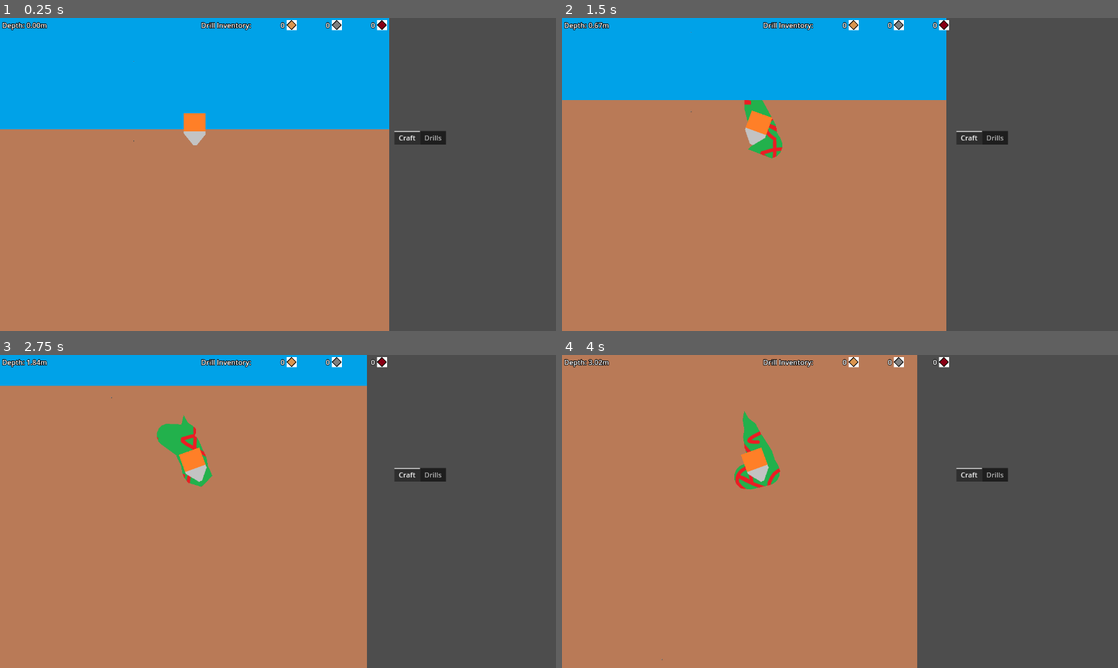
Above: before the commit, frames 1-4 (two rows, left to right).
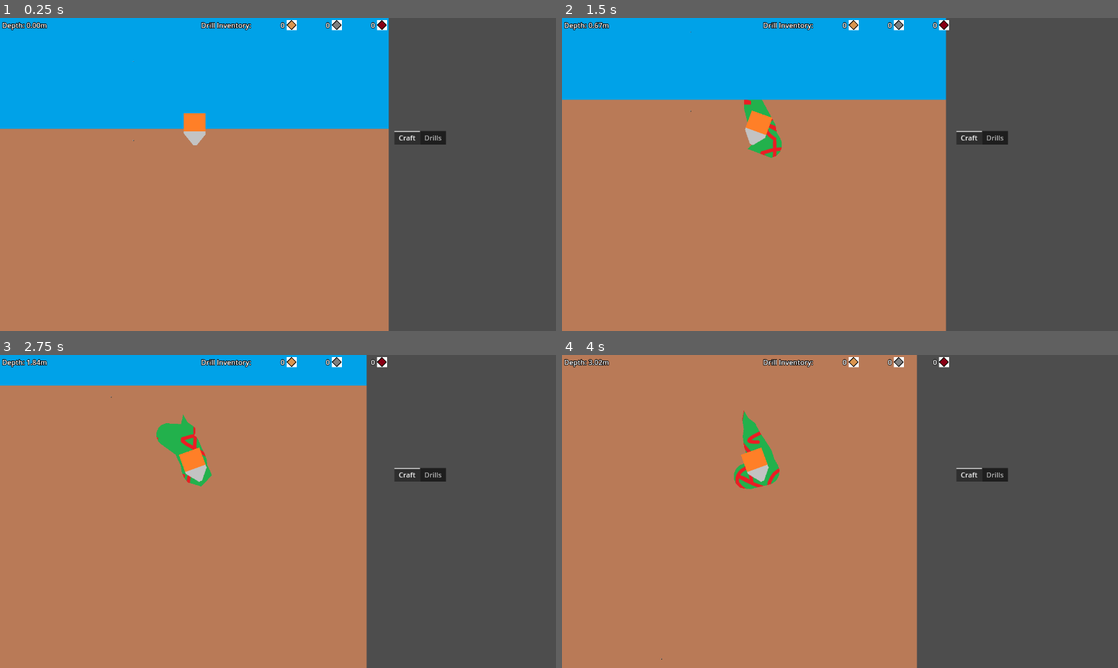
Above: after the commit, the same moments.

Repository: aNotSoCleverName/mechanicore
Game: Godot game, scene res://Main.tscn
The game is run twice, just before and just after one commit, with the same random seed, the same clock (stepped at 60 frames per second) and the same inputs.
Inputs:
- Up to frame 1 (0.25 s): no input
- Up to frame 2 (1.5 s): tap Enter at 0.5 s; hold D 0.53-1.28 s; tap Space at 0.77 s; hold A from 1.28 s (still down)
- Up to frame 3 (2.75 s): tap Space at 1.52 s; release A at 2.03 s; hold D from 2.03 s (still down)
- Up to frame 4 (4 s): tap Space at 3.02, 3.77 s; release D at 3.53 s; hold A from 3.53 s (still down)

The runs differ from the first frame. In frame 1, 0.3% of the frame differs, in the area x 0-70%, y 0-100%; in frame 2, 0.3%; in frame 3, 0.3%, in the area x 0-66%, y 0-100%; in frame 4, 0.2%.

Commit message:
Background no longer mirrors in x axis. Added walls that player bounces off of

Diff:
--- a/Endless Run/Background/Parallax Background.tscn
+++ b/Endless Run/Background/Parallax Background.tscn
@@ -19,6 +19,7 @@
 [node name="ParallaxBackground" type="ParallaxBackground"]
 
 [node name="Dirt" type="ParallaxLayer" parent="."]
+position = Vector2(-1, -1)
 motion_mirroring = Vector2(0, 720)
 
 [node name="Sprite2D" type="Sprite2D" parent="Dirt"]
@@ -26,6 +27,7 @@
 centered = false
 
 [node name="Trails Layer" type="ParallaxLayer" parent="."]
+position = Vector2(-1, -1)
 
 [node name="Trails" type="Line2D" parent="Trails Layer"]
 show_behind_parent = true
@@ -35,6 +37,7 @@
 script = ExtResource("4_wxbnv")
 
 [node name="Sky" type="ParallaxLayer" parent="."]
+position = Vector2(-1, -1)
 
 [node name="Sprite2D" type="Sprite2D" parent="Sky"]
 texture = ExtResource("3_0crnc")
--- a/Endless Run/Drill/Drill.tscn
+++ b/Endless Run/Drill/Drill.tscn
@@ -5,6 +5,7 @@
 [ext_resource type="Script" path="res://Endless Run/Drill/Update Drill Pos.gd" id="4_1chj6"]
 
 [node name="Drill" type="CharacterBody2D"]
+collision_mask = 2
 script = ExtResource("1_ycj8x")
 
 [node name="Camera2D" type="Camera2D" parent="."]
--- /dev/null
+++ b/Endless Run/Wall.gd
@@ -0,0 +1,17 @@
+extends Area2D
+
+@export var bounceDir: SignalBus_EndlessRun.EDrillDirection = SignalBus_EndlessRun.EDrillDirection.DOCKED;
+
+var _drill: Drill;
+
+func _ready() -> void:
+	self._drill = self.find_parent("Endless Run").find_child("Drill");
+
+func _process(_delta):
+	self.global_position.y = self._drill.global_position.y - 256;
+
+func _on_body_entered(body: Drill):
+	if (body != self._drill):
+		return;
+
+	self._drill._directionDeg = self.bounceDir;
--- /dev/null
+++ b/Endless Run/Wall.tscn
@@ -0,0 +1,27 @@
+[gd_scene load_steps=4 format=3 uid="uid://c0q46edypqnp0"]
+
+[ext_resource type="Script" path="res://Endless Run/Wall.gd" id="1_nkymi"]
+
+[sub_resource type="RectangleShape2D" id="RectangleShape2D_fvny0"]
+size = Vector2(50, 720)
+
+[sub_resource type="RectangleShape2D" id="RectangleShape2D_w36x6"]
+size = Vector2(40, 720)
+
+[node name="Wall" type="Area2D"]
+collision_layer = 0
+script = ExtResource("1_nkymi")
+
+[node name="CollisionShape2D" type="CollisionShape2D" parent="."]
+position = Vector2(0, 360)
+shape = SubResource("RectangleShape2D_fvny0")
+
+[node name="StaticBody2D" type="StaticBody2D" parent="."]
+collision_layer = 2
+collision_mask = 0
+
+[node name="CollisionShape2D" type="CollisionShape2D" parent="StaticBody2D"]
+position = Vector2(0, 360)
+shape = SubResource("RectangleShape2D_w36x6")
+
+[connection signal="body_entered" from="." to="." method="_on_body_entered"]
--- a/Main.tscn
+++ b/Main.tscn
@@ -1,7 +1,8 @@
-[gd_scene load_steps=5 format=3 uid="uid://kf4x8f2aj1c7"]
+[gd_scene load_steps=6 format=3 uid="uid://kf4x8f2aj1c7"]
 
 [ext_resource type="PackedScene" uid="uid://qh6srgn7krbr" path="res://Endless Run/Background/Parallax Background.tscn" id="1_tsuhl"]
 [ext_resource type="PackedScene" uid="uid://dllakqtlni1xh" path="res://Endless Run/Top Bar/Top Bar.tscn" id="3_3cqpp"]
+[ext_resource type="PackedScene" uid="uid://c0q46edypqnp0" path="res://Endless Run/Wall.tscn" id="4_0aum5"]
 [ext_resource type="PackedScene" uid="uid://6hg1syki30xs" path="res://Endless Run/Drill/Drill.tscn" id="4_76jrm"]
 [ext_resource type="PackedScene" uid="uid://dx4xl0ya4o52y" path="res://Shop & Menu/Shop & Menu.tscn" id="5_lg7n8"]
 
@@ -19,10 +20,19 @@
 
 [node name="ParallaxBackground" parent="Endless Run Container/Endless Run" instance=ExtResource("1_tsuhl")]
 
+[node name="Walls" type="Node2D" parent="Endless Run Container/Endless Run"]
+
+[node name="Left" parent="Endless Run Container/Endless Run/Walls" instance=ExtResource("4_0aum5")]
+position = Vector2(-25, 0)
+bounceDir = 70
+
+[node name="Right" parent="Endless Run Container/Endless Run/Walls" instance=ExtResource("4_0aum5")]
+position = Vector2(921, 0)
+bounceDir = 110
+
 [node name="Drill" parent="Endless Run Container/Endless Run" instance=ExtResource("4_76jrm")]
 position = Vector2(448, 256)
 rotation = 1.5708
-motion_mode = 1
 
 [node name="UI" type="CanvasLayer" parent="Endless Run Container/Endless Run"]
 
